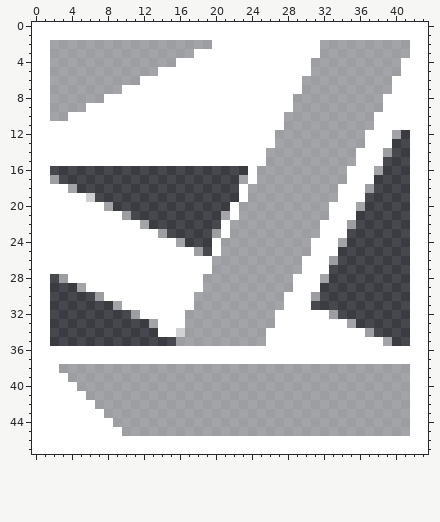
File history of a pixel-art file, assets/empty_image.aseprite. That is the earlier state.
44x48 pixels, 1 frame.
Once edited:
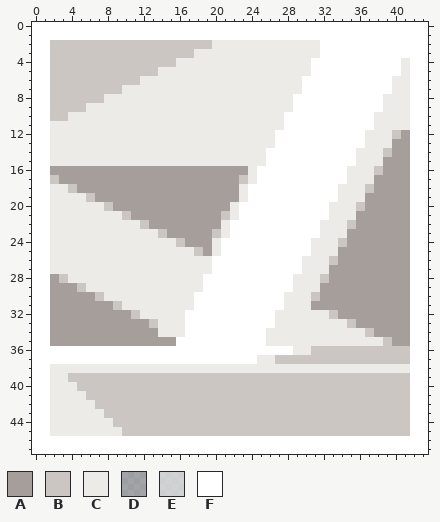
Palette (. is transparent): A #a69e9a  B #cbc6c1  C #ecebe7  D #ffffff80  E #ffffffc0  F #ffffff
The edit:
Changed rows in their new state; - is an unchanged pixel.
first column x 2:
 2 BBBBBBBBBBBBBBBBBBCCCCCCCCCCCCFFFFFFFFFF
 3 BBBBBBBBBBBBBBBBCCCCCCCCCCCCCCFFFFFFFFFF
 4 BBBBBBBBBBBBBBCCCCCCCCCCCCCCCFFFFFFFFFFC
 5 BBBBBBBBBBBBCCCCCCCCCCCCCCCCCFFFFFFFFFFC
 6 BBBBBBBBBBCCCCCCCCCCCCCCCCCCFFFFFFFFFFCC
 7 BBBBBBBBCCCCCCCCCCCCCCCCCCCCFFFFFFFFFFCC
 8 BBBBBBCCCCCCCCCCCCCCCCCCCCCFFFFFFFFFFCCC
 9 BBBBCCCCCCCCCCCCCCCCCCCCCCCFFFFFFFFFFCCC
10 BBCCCCCCCCCCCCCCCCCCCCCCCCFFFFFFFFFFCCCC
11 CCCCCCCCCCCCCCCCCCCCCCCCCCFFFFFFFFFFCCCC
12 CCCCCCCCCCCCCCCCCCCCCCCCCFFFFFFFFFFCCCBA
13 CCCCCCCCCCCCCCCCCCCCCCCCCFFFFFFFFFFCCCAA
14 CCCCCCCCCCCCCCCCCCCCCCCCFFFFFFFFFFCCCBAA
15 CCCCCCCCCCCCCCCCCCCCCCCCFFFFFFFFFFCCCAAA
16 AAAAAAAAAAAAAAAAAAAAAACFFFFFFFFFFCCCBAAA
17 BAAAAAAAAAAAAAAAAAAAABCFFFFFFFFFFCCCAAAA
18 CCBAAAAAAAAAAAAAAAAAACFFFFFFFFFFCCCBAAAA
19 CCCCBAAAAAAAAAAAAAAAACFFFFFFFFFFCCCAAAAA
20 CCCCCCBAAAAAAAAAAAAACFFFFFFFFFFCCCBAAAAA
21 CCCCCCCCBAAAAAAAAAABCFFFFFFFFFFCCCAAAAAA
22 CCCCCCCCCCBAAAAAAAACFFFFFFFFFFCCCBAAAAAA
23 CCCCCCCCCCCCBAAAAABCFFFFFFFFFFCCCAAAAAAA
24 CCCCCCCCCCCCCCBAAACFFFFFFFFFFCCCBAAAAAAA
25 CCCCCCCCCCCCCCCCBACFFFFFFFFFFCCCAAAAAAAA
26 CCCCCCCCCCCCCCCCCCFFFFFFFFFFCCCBAAAAAAAA
27 CCCCCCCCCCCCCCCCCCFFFFFFFFFFCCCAAAAAAAAA
28 ABCCCCCCCCCCCCCCCFFFFFFFFFFCCCBAAAAAAAAA
29 AAABCCCCCCCCCCCCCFFFFFFFFFFCCCAAAAAAAAAA
30 AAAAABCCCCCCCCCCFFFFFFFFFFCCCBAAAAAAAAAA
31 AAAAAAABCCCCCCCCFFFFFFFFFFCCCAAAAAAAAAAA
32 AAAAAAAAABCCCCCFFFFFFFFFFCCCCCCBAAAAAAAA
33 AAAAAAAAAAABCCCFFFFFFFFFFCCCCCCCCBAAAAAA
34 AAAAAAAAAAAACCCFFFFFFFFFCCCCCCCCCCCBAAAA
35 AAAAAAAAAAAAAAFFFFFFFFFFCCCCCCCCCCCCCBAA
36 ---------------------------CCBBBBBBBBBBB
37 -----------------------CCBBBBBBBBBBBBBBB
38 CCCCCCCCCCCCCCCCCCCCCCCCCCCCCCCCCCCCCCCC
39 CCBBBBBBBBBBBBBBBBBBBBBBBBBBBBBBBBBBBBBB
40 CCCBBBBBBBBBBBBBBBBBBBBBBBBBBBBBBBBBBBBB
41 CCCCBBBBBBBBBBBBBBBBBBBBBBBBBBBBBBBBBBBB
42 CCCCCBBBBBBBBBBBBBBBBBBBBBBBBBBBBBBBBBBB
43 CCCCCCBBBBBBBBBBBBBBBBBBBBBBBBBBBBBBBBBB
44 CCCCCCCBBBBBBBBBBBBBBBBBBBBBBBBBBBBBBBBB
45 CCCCCCCCBBBBBBBBBBBBBBBBBBBBBBBBBBBBBBBB
Where, in picture pixels (left, top, right, bottom), the same in both pictures:
changed: (50, 40, 410, 436)
